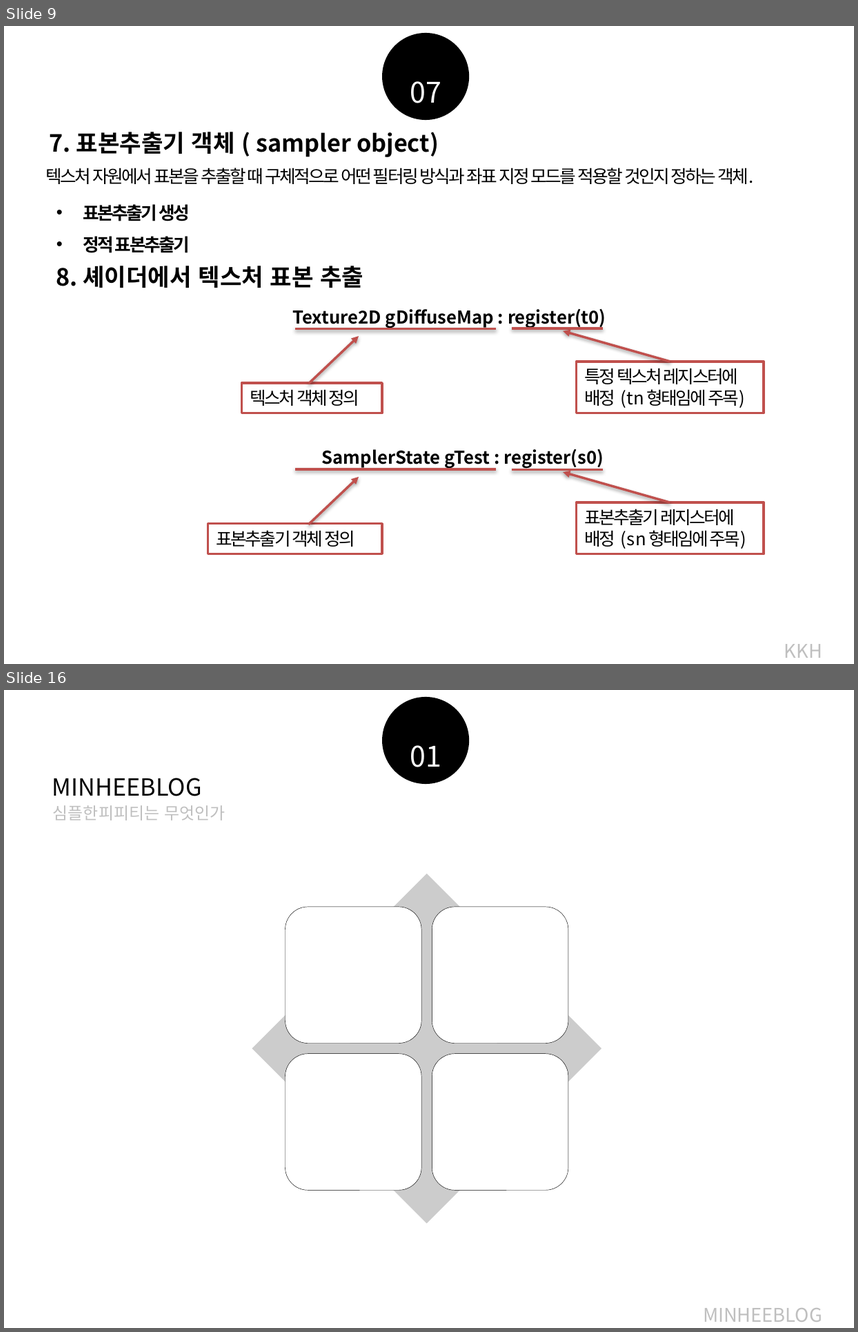
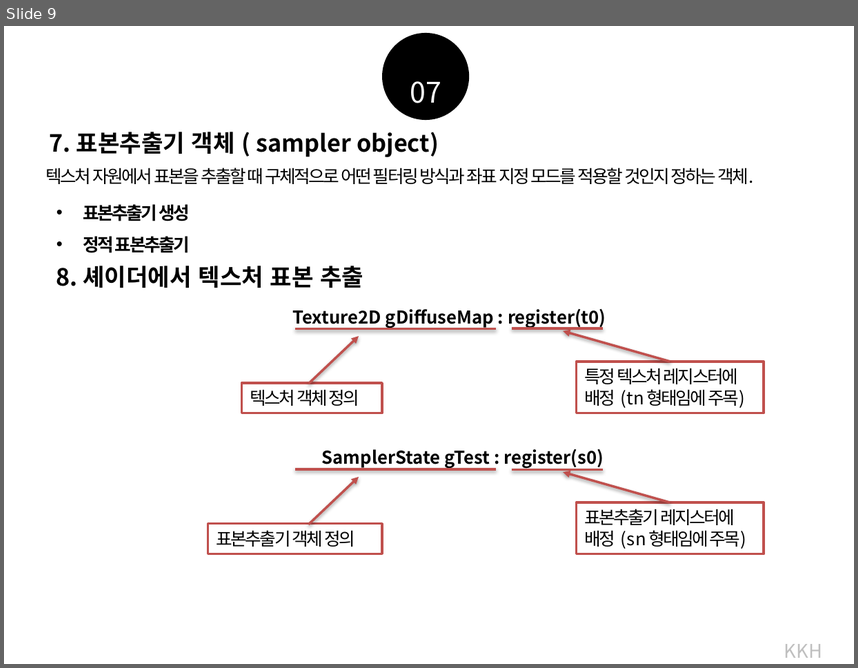
Before and after one commit to earthboom/CodingStudy, a slide deck: Common/Chapter9_Texture.pptx. Shown one above the other, each under a label of ours: slides 9 and 16 before the commit, slide 9 after it; the slides between them are not shown. The pictures are 858x1332 and 858x668 pixels, drawn with LibreOffice and Linux fonts; fonts in the diff are those of the drawing. Boxes give left, top, right and bottom in pixels: in the first picture for what was removed or moved away, otherwise in the second. Text is boxed around its words. In the diff, an @@ line names an element or a change of style, - is before the commit and + after.

```diff
--- a/Common/Chapter9_Texture.pptx
+++ b/Common/Chapter9_Texture.pptx
@@ slide 16 removed at <box>4,690,854,1328</box>, background #FFFFFF @@
@@ ellipse removed at <box>382,697,469,784</box> @@
@@ text removed at <box>410,745,441,767</box> @@
-01
@@ text removed at <box>52,778,202,796</box> @@
-MINHEEBLOG
@@ text removed at <box>53,805,225,820</box> @@
-심플한피피티는 무엇인가
@@ group removed at <box>252,874,602,1223</box>: 4 rounded rectangles, 1 diamond @@
@@ text removed at <box>703,1308,822,1321</box> @@
-MINHEEBLOG
```
Also in this commit, not shown: 7 other slides removed, 8 other files.
